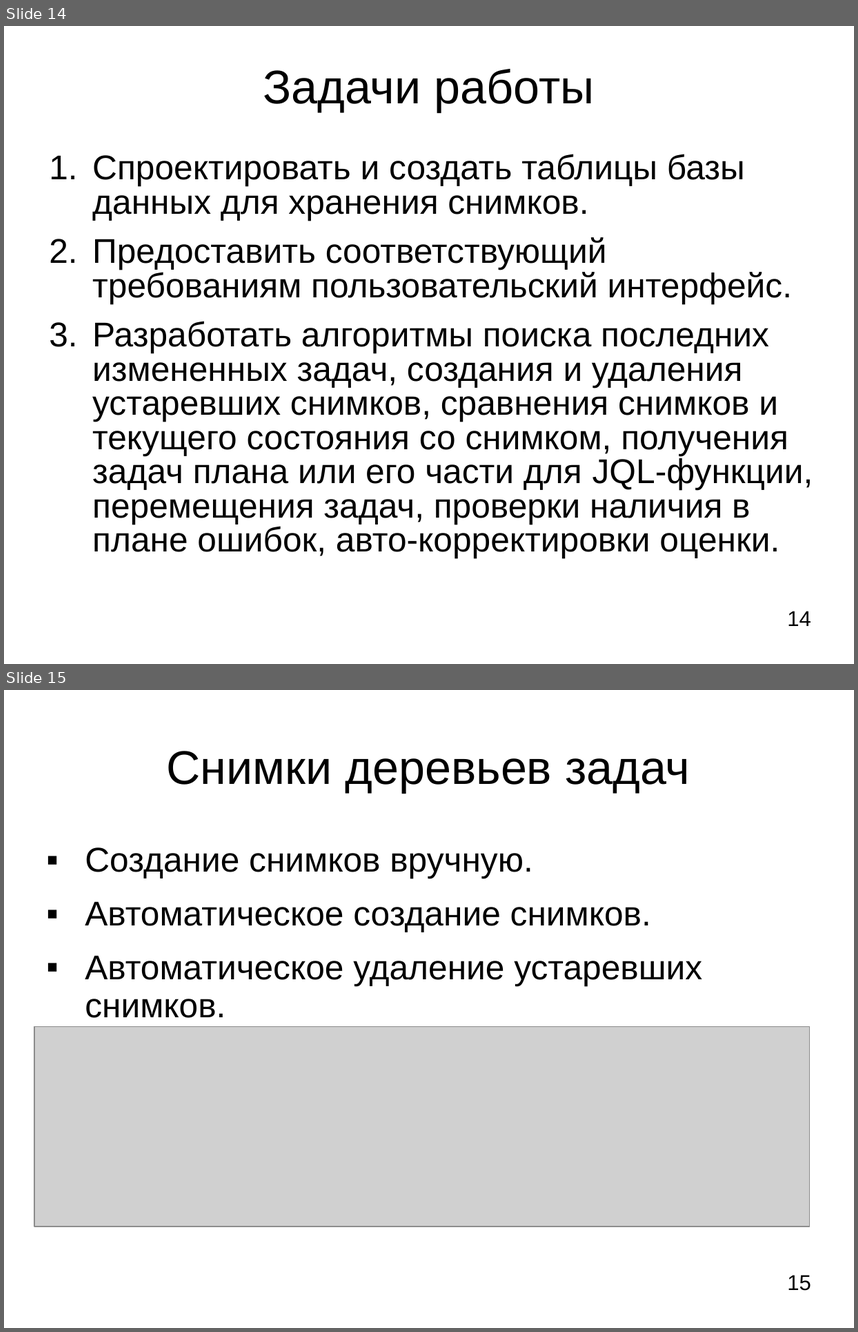
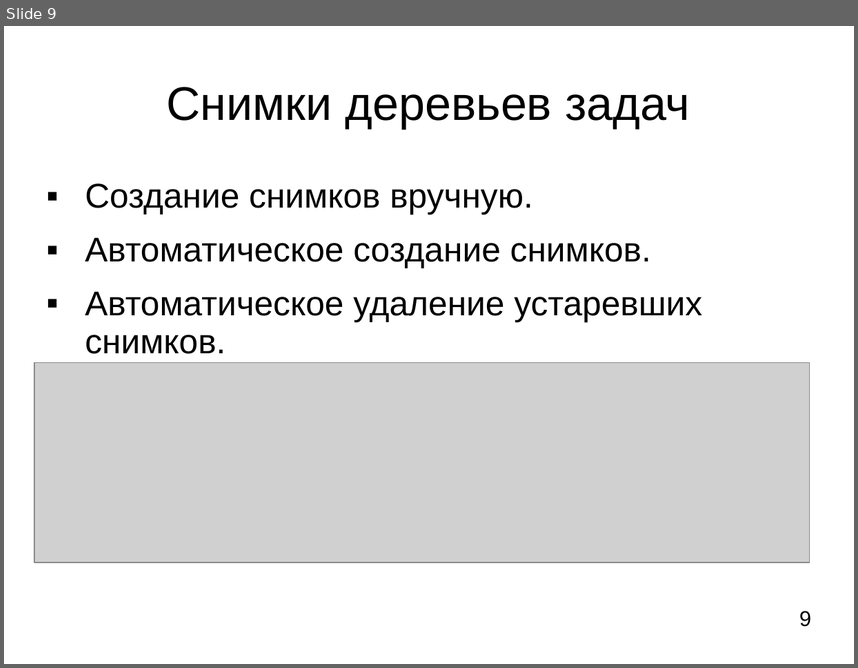
Before and after one commit to LilyTs/Diplom, a slide deck: Цаплина_(Дипломная).ppt. Shown one above the other, each under a label of ours: slides 14 and 15 before the commit, slide 9 after it. The pictures are 858x1332 and 858x668 pixels, drawn with LibreOffice and Linux fonts; fonts in the diff are those of the drawing; grey boxes stand for pictures. Boxes give left, top, right and bottom in pixels: in the first picture for what was removed or moved away, otherwise in the second. Text is boxed around its words. In the diff, an @@ line names an element or a change of style, - is before the commit and + after.

```diff
--- a/Цаплина_(Дипломная).ppt
+++ b/Цаплина_(Дипломная).ppt
@@ slide 14 removed at (4, 26, 854, 664), background #FFFFFF @@
@@ title removed at (263, 69, 594, 112) @@
-Задачи работы
@@ text removed at (92, 154, 813, 558) @@
-1. Спроектировать и создать таблицы базы данных для хранения снимков.
-2. Предоставить соответствующий требованиям пользовательский интерфейс.
-3. Разработать алгоритмы поиска последних измененных задач, создания и удаления устаревших снимков, сравнения снимков и текущего состояния со снимком, получения задач плана или его части для JQL-функции, перемещения задач, проверки наличия в плане ошибок, авто-корректировки оценки.
@@ text removed at (787, 610, 811, 626) @@
-14
@@ what was slide 15 is now slide 9 @@
@@ page number at (800, 610, 811, 626): text changed @@
-15
+9
```
Also in this commit, not shown: 5 slides changed, 4 slides added, 13 other slides removed, 4 other files.
